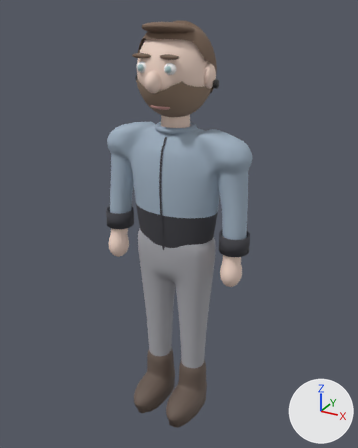
Renders of the glTF model assets/chars/steffen.glb from each side of a commit.
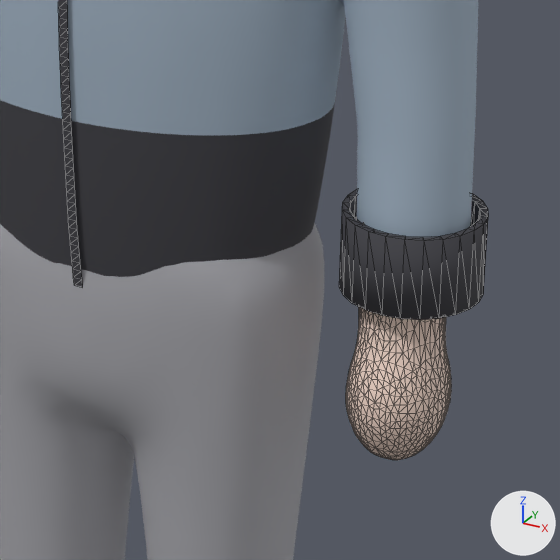
The first picture shows the older version from a camera (50 mm lens) standing at (1.112, -1.99, 2.09) and looking at (0.01, 0.014, 1.088). The close-ups show the older and then the newer version on the part from 41% to 74% of the width and 42% to 69% of the height of that picture. Only the edits that show in the close-ups are written down. Lighting does not change. The marker at lower right points along +X, +Y and +Z. The close-ups show mesh edges as thin lines. Vertices at exactly the same position are counted once.

The first close-up shows 'CF_L', 'Haut_Koerper', 'Hose', 'Shirt', 'Zip'.
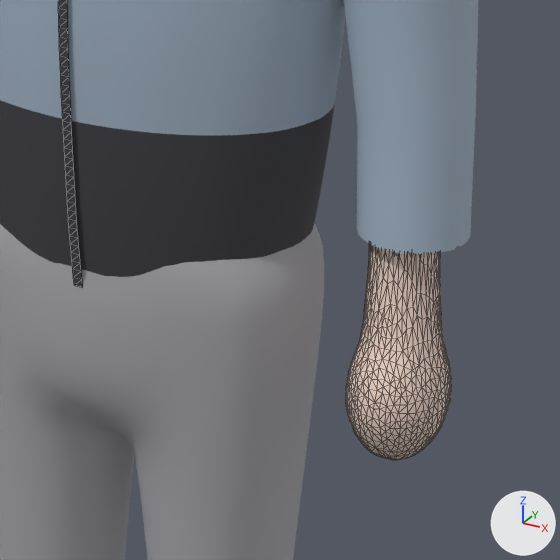
The change, as a list of edits to the scene's bpy script:
```text
Change me_haut_koerper:
    used by ob_haut_koerper; location = (0.0, 0.0, 0.0)
    remove me_haut_koerper.from_pydata(...)  # 2000 vertices, 3890 faces; spans x -0.377..0.377, y -0.104..0.025, z 0.851..1.122
    add me_haut_koerper.from_pydata(...)  # 2000 vertices, 3890 faces; spans x -0.377..0.377, y -0.104..0.016, z 0.851..1.122
    me_haut_koerper part 1: 370 of 2000 vertices moved; they spanned x 0.269..0.37, y -0.095..0.024, z 0.964..1.122 and now span x 0.282..0.369, y -0.094..0.011, z 0.964..1.122; mean shift (0.001, 0.0, 0.0); largest move (0.299, 0.023, 1.11) -> (0.305, 0.01, 1.11)
    other edits to the shape of me_haut_koerper do not show in these pictures
Remove ob_cf_l:
    ob_cf_l = bpy.data.objects.new('CF_L', me_cylinder)
    ob_cf_l.location = (0.0, 0.0, 0.0)
```

Location of each change, [x1, y1, x2, y2] in pixels of the close-ups (560 x 560 px; the box of a moved part takes in the faces that stretch with it):
'Haut_Koerper', reshaped: before [346, 223, 451, 460]; after [346, 244, 451, 460]
'CF_L', deleted: before [339, 190, 488, 320]
part 1 of me_haut_koerper, moved or reshaped: before [352, 223, 447, 386]; after [352, 244, 447, 386]
